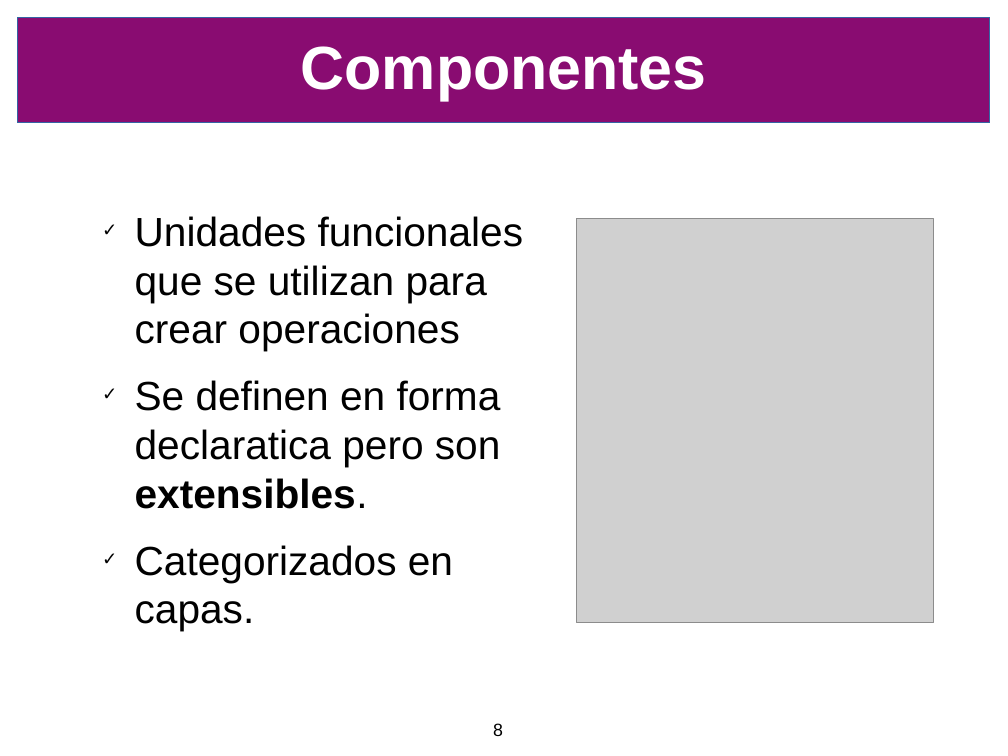
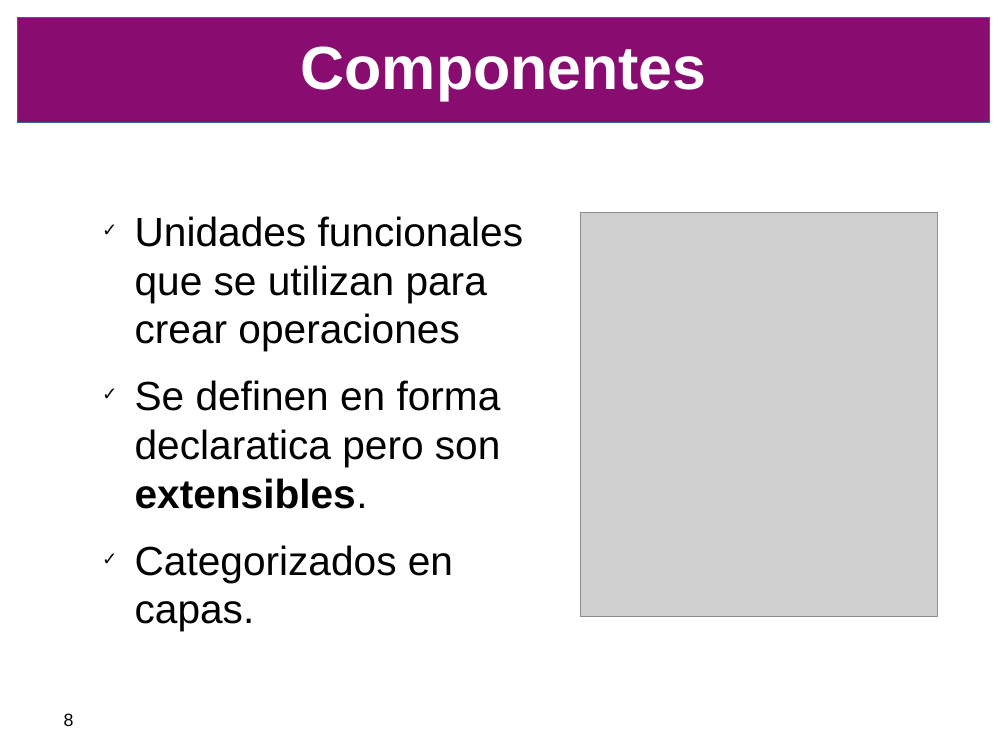
Before and after one commit to SIU-Toba/framework, a slide deck: slide 8 of doc/presentacion/CafeConf2006.odp. Drawn at 1008x756 pixels with LibreOffice and Linux fonts; fonts in the diff are those of the drawing; grey boxes stand for pictures; background and template pictures are left out. Boxes give left, top, right and bottom in pixels: in the first picture for what was removed or moved away, otherwise in the second. Text is boxed around its words. In the diff, an @@ line names an element or a change of style, - is before the commit and + after.

```diff
--- a/doc/presentacion/CafeConf2006.odp
+++ b/doc/presentacion/CafeConf2006.odp
@@ picture moved from (x1=576, y1=219, x2=934, y2=623) to (x1=580, y1=213, x2=938, y2=617) @@
@@ page number moved from (x1=493, y1=723, x2=503, y2=736) to (x1=64, y1=713, x2=74, y2=726) @@
```
Also in this commit, not shown: 26 other slides changed.
